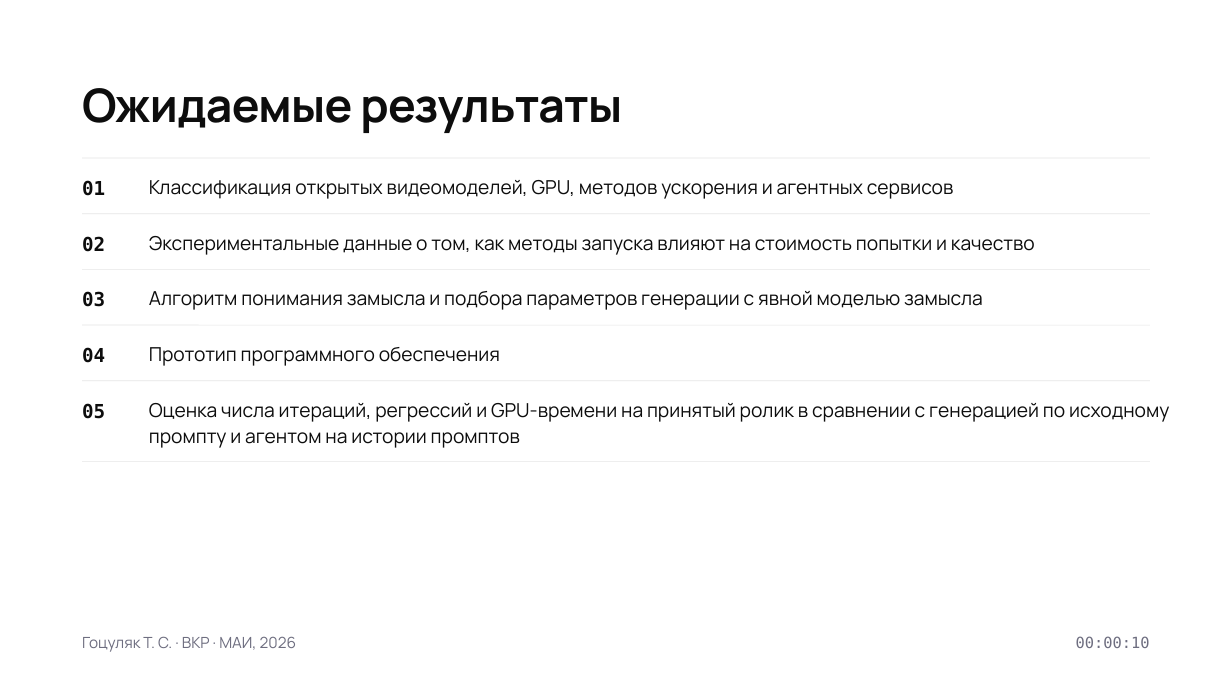
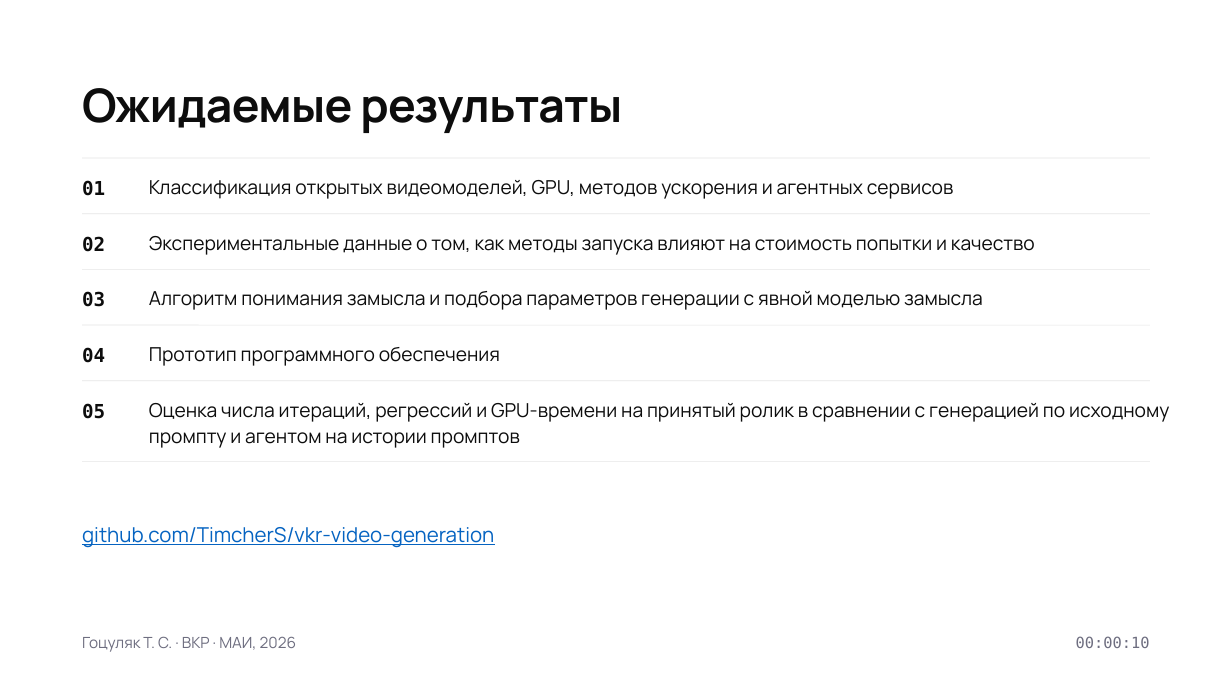
Before and after one commit to TimcherS/vkr-video-generation, a slide deck: slide 10 of ВКР Гоцуляк.pptx. Drawn at 1232x693 pixels with LibreOffice and Linux fonts; fonts in the diff are those of the drawing. Boxes give left, top, right and bottom in pixels: in the first picture for what was removed or moved away, otherwise in the second. Text is boxed around its words. In the diff, an @@ line names an element or a change of style, - is before the commit and + after.

Commit message:
Добавить ссылку на GitHub на последний слайд

```diff
--- a/ВКР Гоцуляк.pptx
+++ b/ВКР Гоцуляк.pptx
@@ text added at [82,527,494,548], 16 pt, text #0563C1, underline @@
+github.com/TimcherS/vkr-video-generation
```
